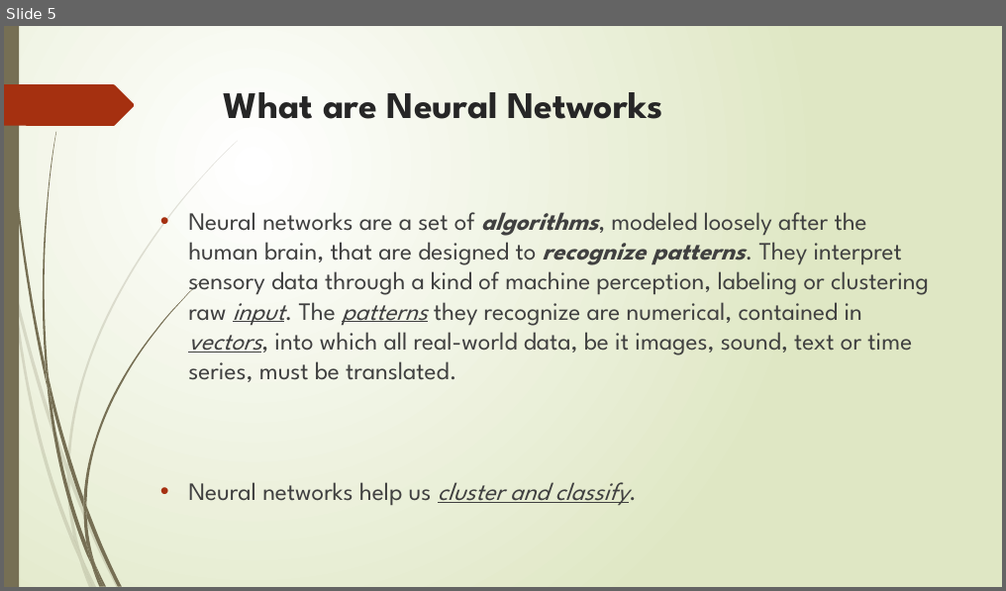
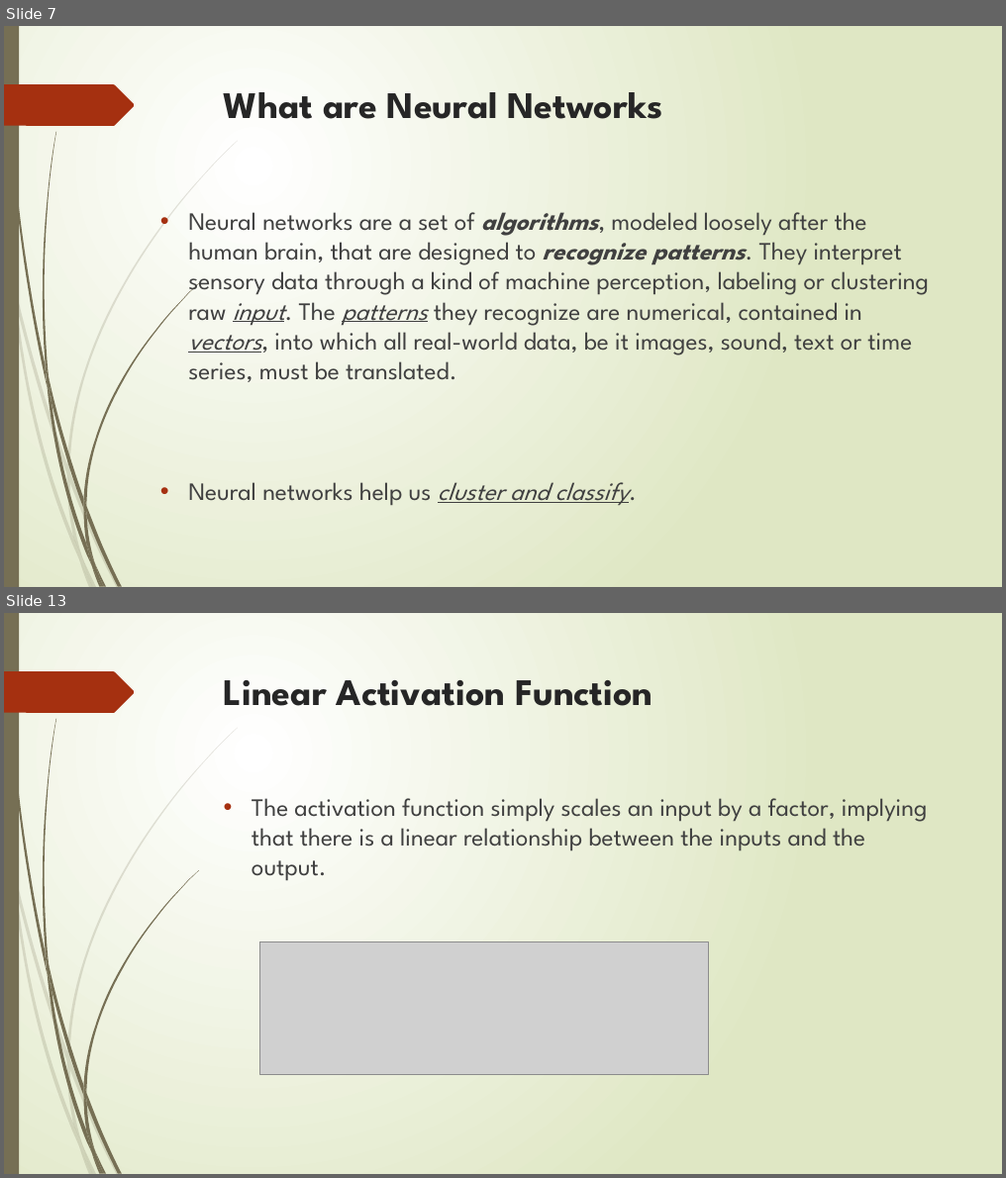
Before and after one commit to angui100/ML_TensorFlow_Workshop, a slide deck: ML_Workshop.pptx. Shown one above the other, each under a label of ours: slide 5 before the commit, slides 7 and 13 after it; the slides between them are not shown. The pictures are 1006x591 and 1006x1178 pixels, drawn with LibreOffice and Linux fonts; fonts in the diff are those of the drawing; grey boxes stand for pictures. Boxes give left, top, right and bottom in pixels: in the first picture for what was removed or moved away, otherwise in the second. Text is boxed around its words. In the diff, an @@ line names an element or a change of style, - is before the commit and + after.

```diff
--- a/ML_Workshop.pptx
+++ b/ML_Workshop.pptx
@@ slide 13 added at box(4, 613, 1002, 1174), background gradient #FFFFFF to #DFE8C4; not listed: 24 template elements that a slide beside it also shows @@
@@ title added at box(224, 680, 652, 706), 36 pt, text #262626, bold @@
+Linear Activation Function
@@ text added at box(252, 798, 928, 881), 24 pt, text #404040 @@
+• The activation function simply scales an input by a factor, implying that there is a linear relationship between the inputs and the output.
@@ picture added at box(259, 943, 709, 1075) @@
@@ what was slide 5 is now slide 7 @@
```
Also in this commit, not shown: 4 slides changed, 7 other slides added, 1 slide removed, 4 other files.
